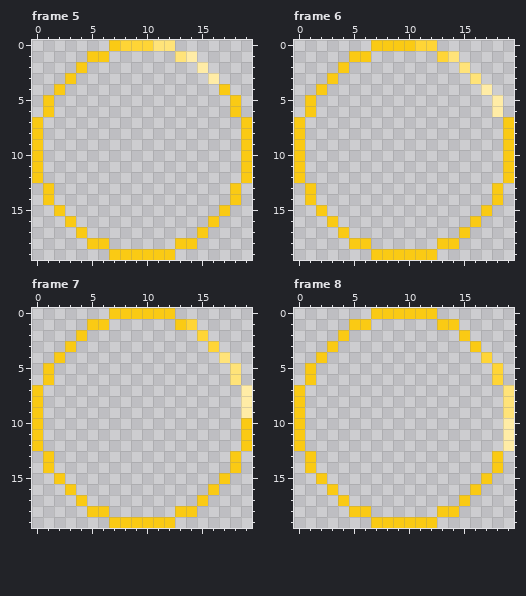
Two states of a pixel-art file, sprites/turn_indicator.aseprite. Above, as it was before the edit.
20x20 pixels, 17 frames. Shown: frame 5, frame 6, frame 7, frame 8. The commit also changed other frames, which this record leaves out.
The same view after the edit:
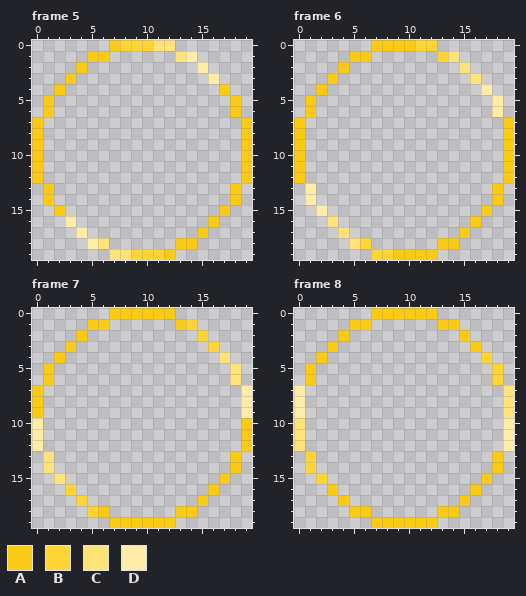
Palette (. is transparent): A #faca14  B #ffd536  C #ffe379  D #ffeca6
The edit:
Frame 5, layer "Layer 3":
The edit turns colour A into colour B in row 19 at x 9 to 11.
The edit turns colour A into colour C in row 18 at x 6; in row 19 at x 7 to 8.
The edit turns colour A into colour D in row 16 at x 3; in row 17 at x 4; in row 18 at x 5.
Frame 6, layer "Layer 3":
The edit turns colour A into colour B in row 18 at x 6; in row 19 at x 7 to 8.
The edit turns colour A into colour C in row 16 at x 3; in row 17 at x 4; in row 18 at x 5.
The edit turns colour A into colour D in rows 13 to 14 at x 1; in row 15 at x 2.
Frame 7, layer "Layer 3":
The edit turns colour A into colour B in row 16 at x 3; in row 17 at x 4; in row 18 at x 5.
The edit turns colour A into colour C in rows 13 to 14 at x 1; in row 15 at x 2.
The edit turns colour A into colour D in rows 10 to 12 at x 0.
Frame 8, layer "Layer 3":
The edit turns colour A into colour B in rows 13 to 14 at x 1; in row 15 at x 2.
The edit turns colour A into colour C in rows 10 to 12 at x 0.
The edit turns colour A into colour D in rows 7 to 9 at x 0.
Pixel boxes of the changes (left, top, right, bottom) in both pictures:
changed: (65, 216, 164, 260)
changed: (305, 183, 393, 260)
changed: (32, 418, 98, 517)
changed: (294, 385, 327, 484)
